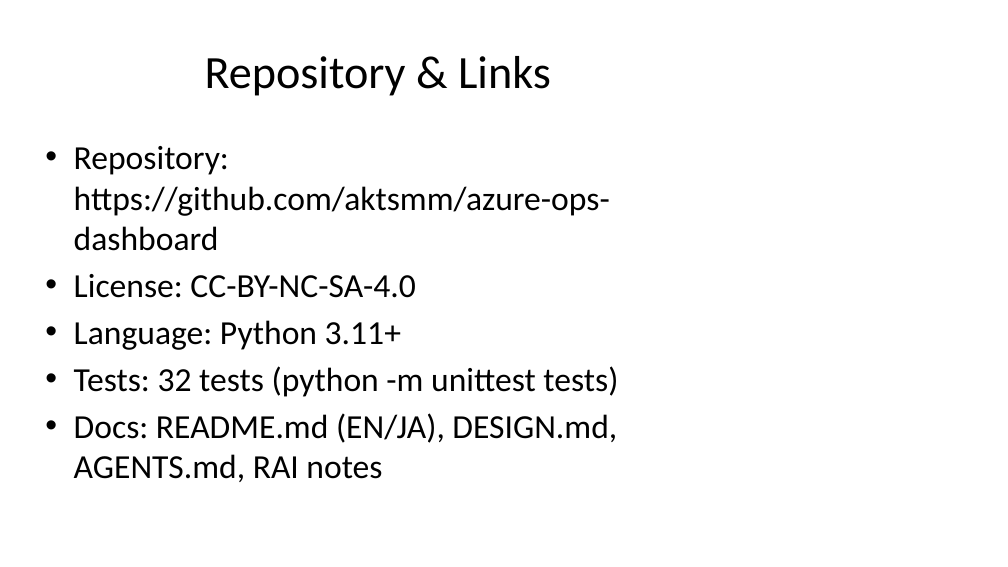
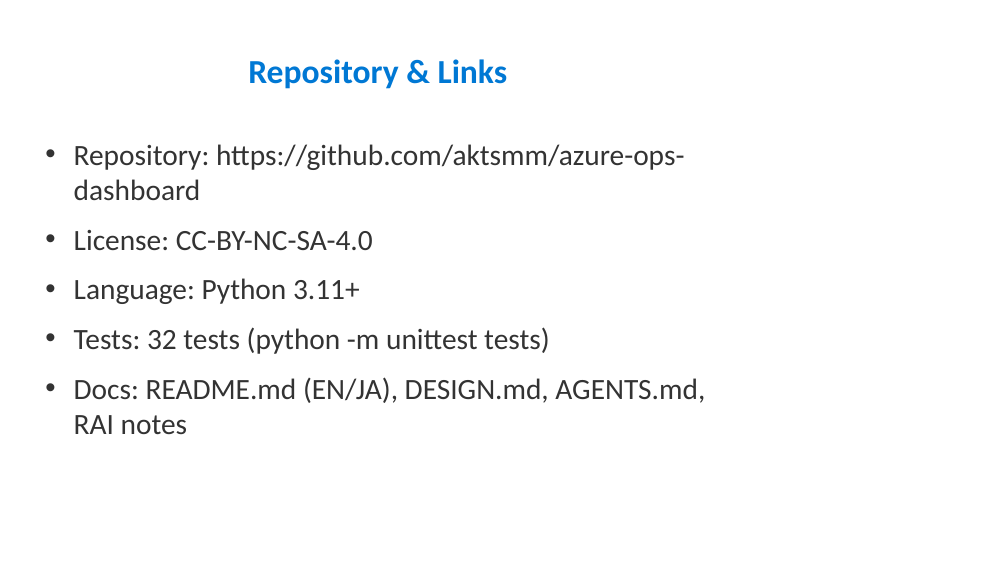
Before and after one commit to aktsmm/azure-ops-dashboard, a slide deck: slide 21 of presentations/AzureOpsDashboard.pptx (slide 11 before the commit). Drawn at 1008x567 pixels with LibreOffice and Linux fonts; fonts in the diff are those of the drawing. Boxes give left, top, right and bottom in pixels: in the first picture for what was removed or moved away, otherwise in the second. Text is boxed around its words. In the diff, an @@ line names an element or a change of style, - is before the commit and + after.

Commit message:
docs: PPTX v4 — 28pt font, full info restored, 21 slides with screenshot placeholders

```diff
--- a/presentations/AzureOpsDashboard.pptx
+++ b/presentations/AzureOpsDashboard.pptx
@@ title "Repository & Links" at [248,59,508,89]: size 44 to 32 pt, text colour #000000 to #0078D4, bold on @@
@@ text "Repository: https://github.com/aktsmm/azure-ops-dashboard" at [74,144,705,434]: size 32 to 28 pt, text colour #000000 to #333333; more space between paragraphs @@
```
Also in this commit, not shown: 10 other slides changed, 10 slides added, 1 other file.
